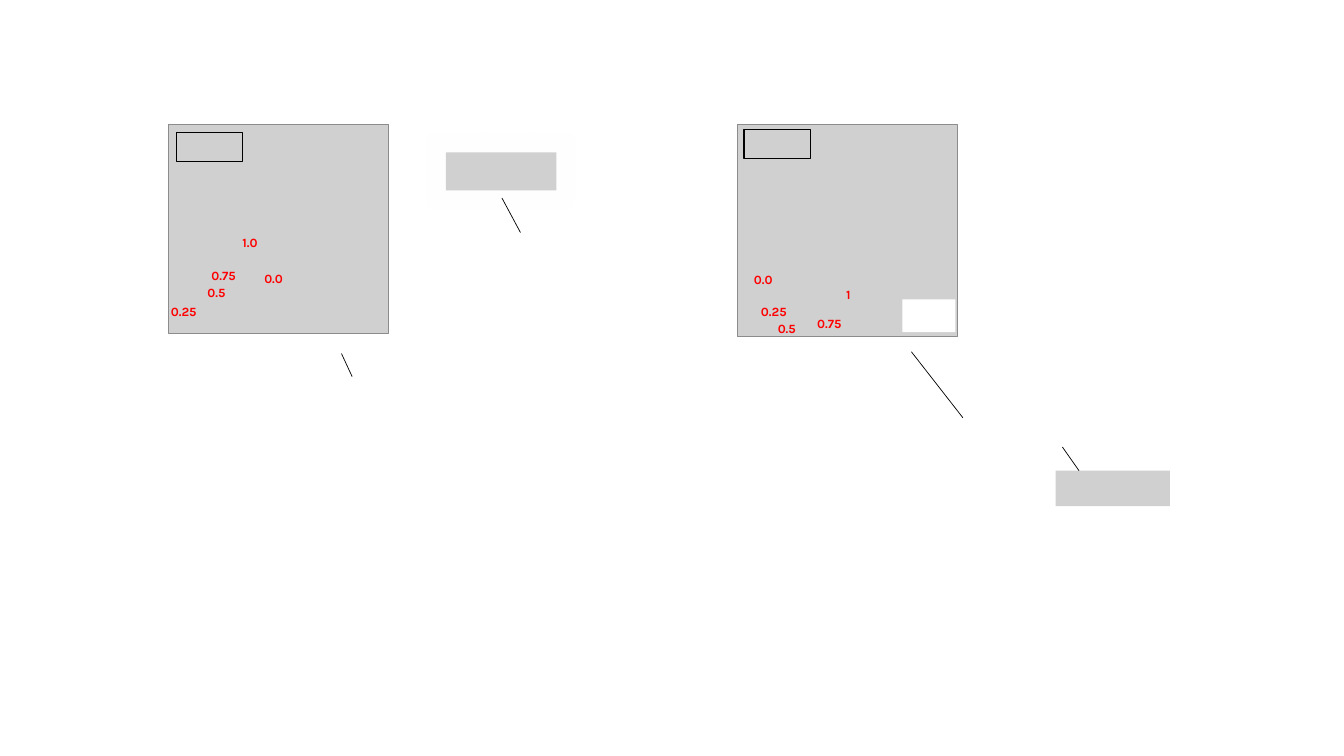
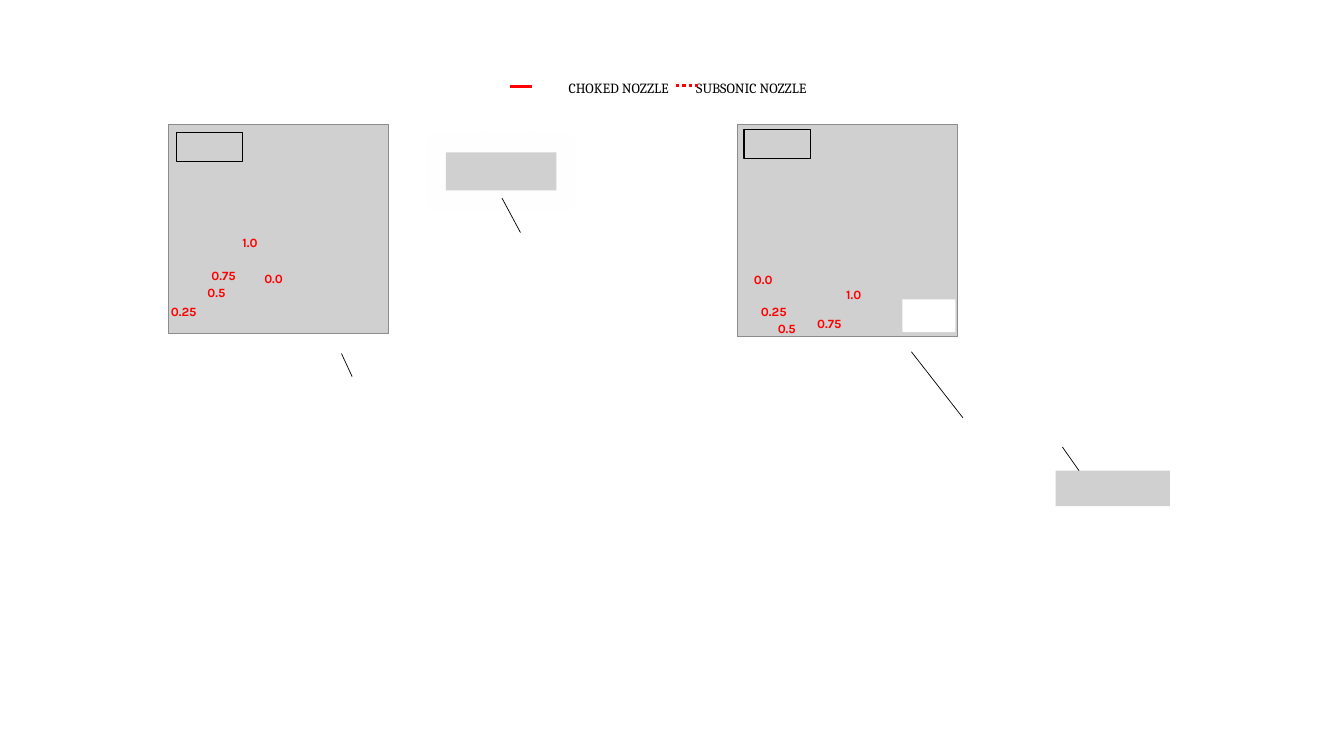
Before and after one commit to alvarodelrio22/Proyecto-Aerorreactores, a slide deck: slide 1 of Dual Spool Turbojet/Results/Operation/Operating Lines/Operating Lines - Detail.pptx. Drawn at 1344x756 pixels with LibreOffice and Linux fonts; fonts in the diff are those of the drawing; grey boxes stand for pictures; background and template pictures are left out. Boxes give left, top, right and bottom in pixels: in the first picture for what was removed or moved away, otherwise in the second. Text is boxed around its words. In the diff, an @@ line names an element or a change of style, - is before the commit and + after.

```diff
--- a/Dual Spool Turbojet/Results/Operation/Operating Lines/Operating Lines - Detail.pptx
+++ b/Dual Spool Turbojet/Results/Operation/Operating Lines/Operating Lines - Detail.pptx
@@ line added from (510, 87) to (531, 87), #FF0000 2.25 pt @@
@@ text added at box(569, 83, 807, 93), 10 pt, text #000000 @@
+CHOKED NOZZLE SUBSONIC NOZZLE
@@ line added from (677, 86) to (699, 86), #FF0000 2.25 pt dashed @@
@@ text at box(846, 290, 861, 299): text changed @@
-1
+1.0
```
Also in this commit, not shown: 1 other slide changed, 4 other files.
